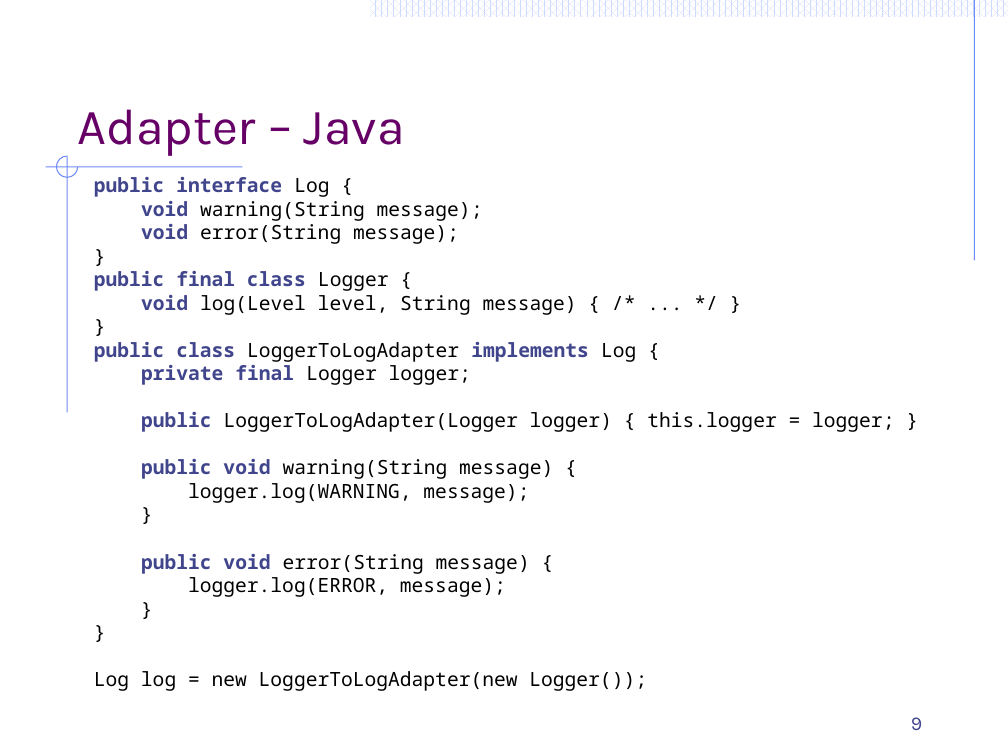
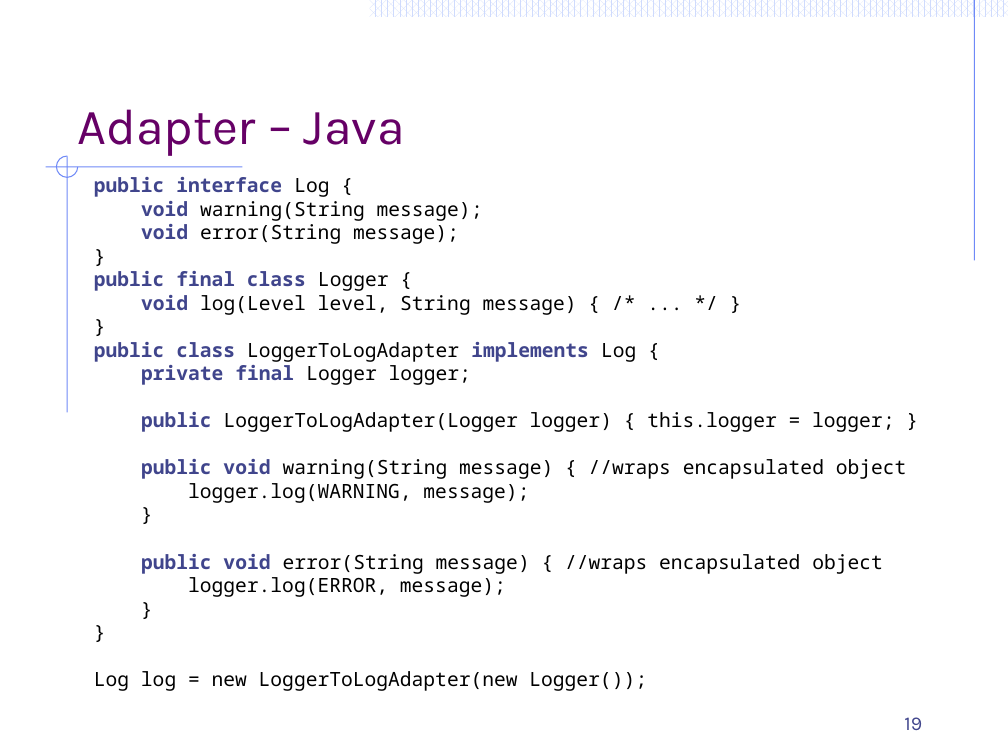
Before and after one commit to ArchitectingSoftware/CS575-SoftwareDesign, a slide deck: slide 19 of Lectures/M7-FunctionalDesignPatterns.pptx (slide 9 before the commit). Drawn at 1008x756 pixels with LibreOffice and Linux fonts; fonts in the diff are those of the drawing. Boxes give left, top, right and bottom in pixels: in the first picture for what was removed or moved away, otherwise in the second. Text is boxed around its words. In the diff, an @@ line names an element or a change of style, - is before the commit and + after.

```diff
--- a/Lectures/M7-FunctionalDesignPatterns.pptx
+++ b/Lectures/M7-FunctionalDesignPatterns.pptx
@@ text at (x1=141, y1=459, x2=907, y2=479): text changed @@
-public void warning(String message) {
+public void warning(String message) { //wraps encapsulated object
@@ text at (x1=141, y1=554, x2=883, y2=574): text changed @@
-public void error(String message) {
+public void error(String message) { //wraps encapsulated object
@@ page number at (x1=904, y1=717, x2=922, y2=730): text changed @@
-9
+19
```
Also in this commit, not shown: 13 other slides changed, 27 slides added, 25 slides removed, 3 other files.
